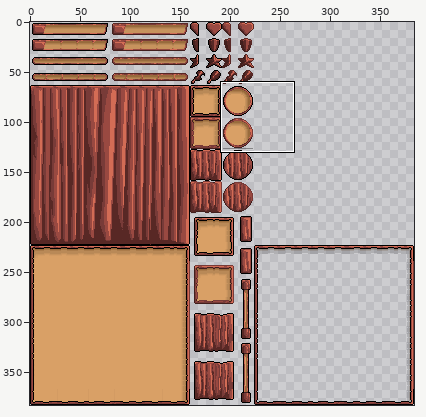
One commit to this sprite sheet: Assets/Scripts/UI/UIAssets/UI_Wood/UI_Wood_Flat.png. The picture above shows the old version from afar; the outline marks the close-up.
Close-up. First the earlier version:
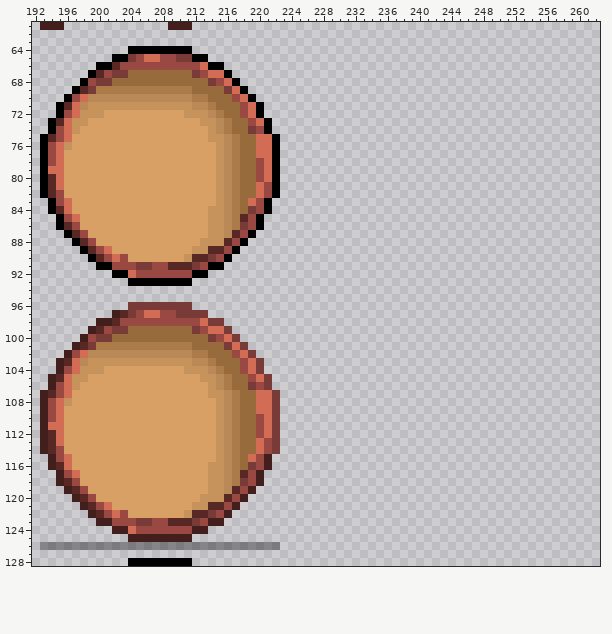
The file is 384x383 pixels. Pixels under 10% opacity are left out. Shown: x 192..262, y 61..128.
Now the later version:
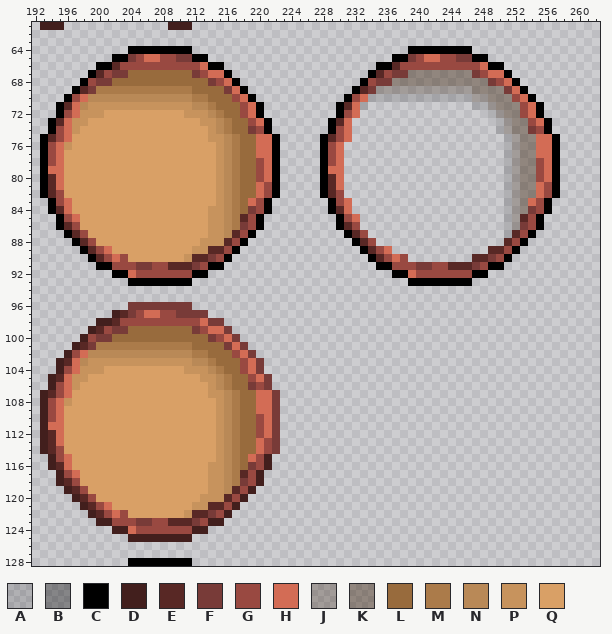
Palette (. is transparent): A #00000024  B #0000005a  C #000000  D #421f1d  E #582825  F #783b38  G #994941  H #d36c55  J #2a130043  K #33190064  L #986b3d  M #ab7b4a  N #b98957  P #c7935d  Q #d9a066
Diff:
@@ x 226..259 @@
  63 ..................................
- 64 ..................................
- 65 ..................................
- 66 ..................................
- 67 ..................................
- 68 ..................................
- 69 ..................................
- 70 ..................................
- 71 ..................................
- 72 ..................................
- 73 ..................................
- 74 ..................................
- 75 ..................................
- 76 ..................................
- 77 ..................................
- 78 ..................................
- 79 ..................................
- 80 ..................................
- 81 ..................................
- 82 ..................................
- 83 ..................................
- 84 ..................................
- 85 ..................................
- 86 ..................................
- 87 ..................................
- 88 ..................................
- 89 ..................................
- 90 ..................................
- 91 ..................................
- 92 ..................................
- 93 ..................................
+ 64 .............CCCCCCCC.............
+ 65 ...........CCFGHHGGFFCC...........
+ 66 .........CCEGGGGGGGGGGHCC.........
+ 67 ........CEGFFKKKKKKKKFGHHC........
+ 68 .......CGFFKKKKKKKKKKKKFGHC.......
+ 69 ......CEFJJJJJJJJJJJJKKKKFHC......
+ 70 .....CGHAAAAAAAAAAAAAJJKKKGHC.....
+ 71 ....CEHA.............AAJKKKGHC....
+ 72 ....CGH................AJKKGHC....
+ 73 ...CEH..................AJKKGHC...
+ 74 ...CGH..................AJKKFGC...
+ 75 ..CEGH...................AJKKHHC..
+ 76 ..CGH....................AJKKHHC..
+ 77 ..CGH....................AJKKHHC..
+ 78 ..CGH....................AJKKGHC..
+ 79 ..CHH....................AJKKGHC..
+ 80 ..CEH....................AJKKGHC..
+ 81 ..CEH....................AJKKHGC..
+ 82 ..CEG....................AJKKHGC..
+ 83 ...CGH...................AJKHGC...
+ 84 ...CEH...................AJKFGC...
+ 85 ....CGH..................AJEGC....
+ 86 ....CEG..................AJFGC....
+ 87 .....CEG.................AEGC.....
+ 88 ......CEG................EGC......
+ 89 .......CEGH............EEGC.......
+ 90 ........CEGHG........EEFGC........
+ 91 .........CCGGGFFGGEEEFGCC.........
+ 92 ...........CCHGGGGGGGCC...........
+ 93 .............CCCCCCCC.............
  94 ..................................
@@ x 192..224 @@
 125 ............DDDDDDDD.............
-126 .BBBBBBBBBBBBBBBBBBBBBBBBBBBBBB..
+126 .................................
 127 .................................
Boxes around the changes in both close-ups, in picture pixels (x1, y1, x2, y2):
added: (320, 46, 560, 286)
erased: (40, 542, 280, 550)
